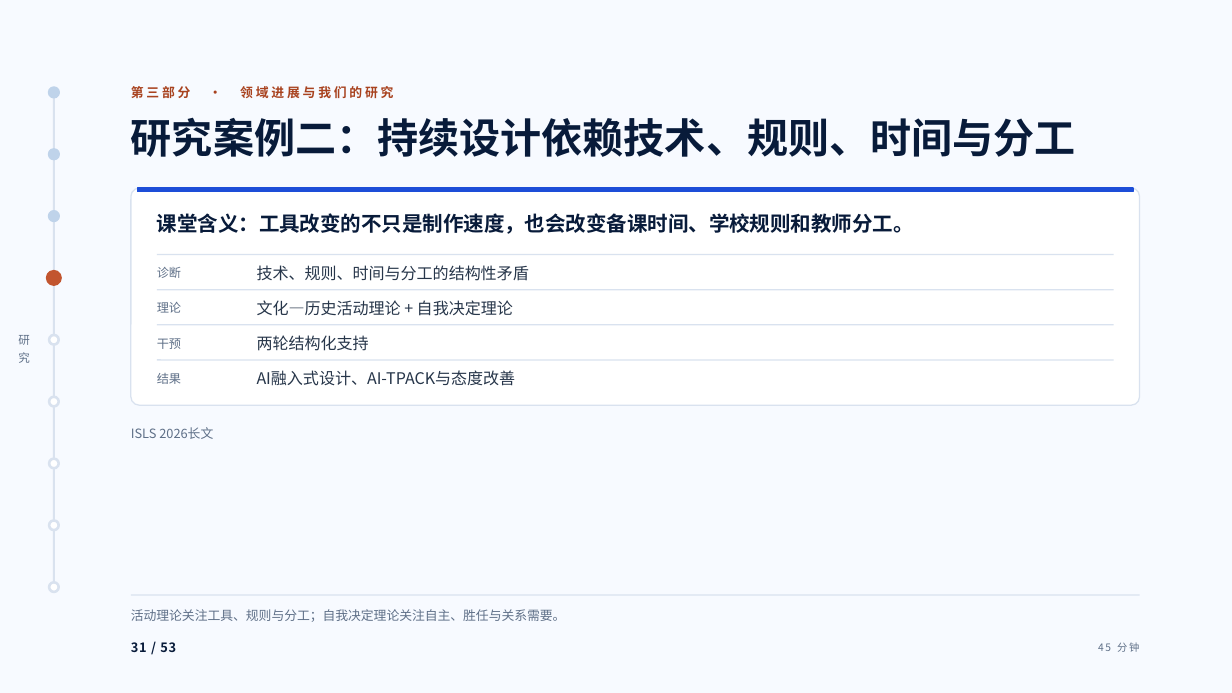
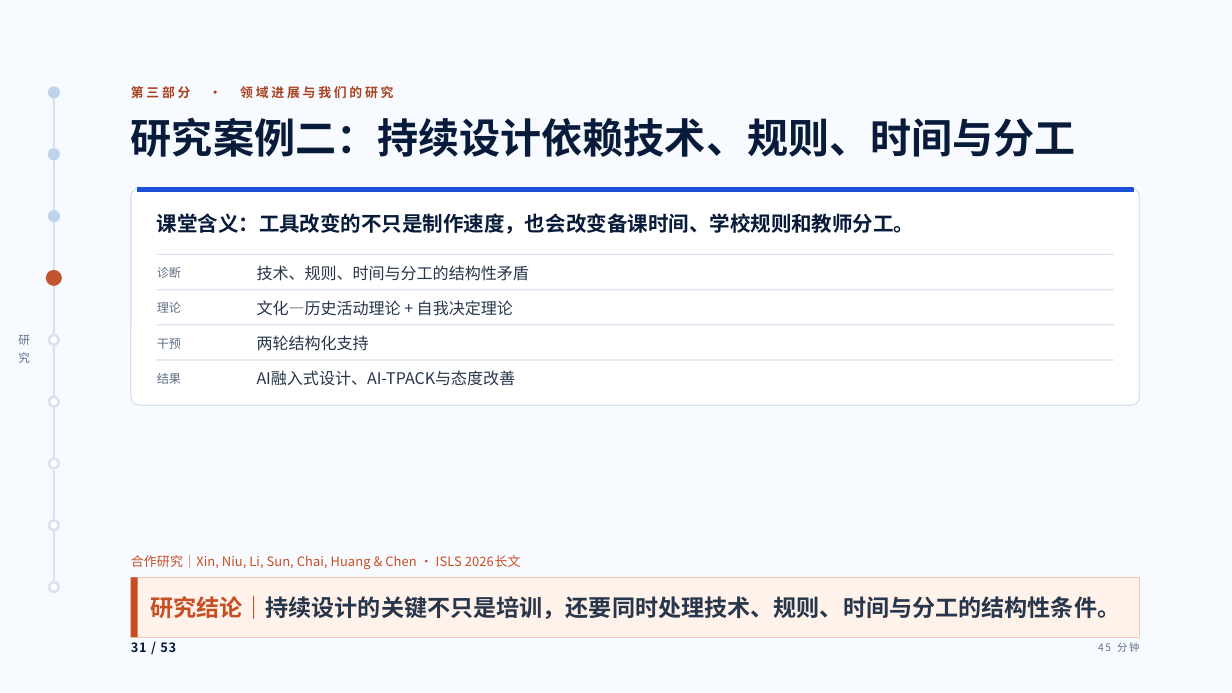
Before and after one commit to tonyxinvip/slides, a slide deck: slide 31 of student-ai-cognitive-division-2026/downloads/student-ai-cognitive-division-2026.pptx. Drawn at 1232x693 pixels with LibreOffice and Linux fonts; fonts in the diff are those of the drawing. Boxes give left, top, right and bottom in pixels: in the first picture for what was removed or moved away, otherwise in the second. Text is boxed around its words. In the diff, an @@ line names an element or a change of style, - is before the commit and + after.

```diff
--- a/student-ai-cognitive-division-2026/downloads/student-ai-cognitive-division-2026.pptx
+++ b/student-ai-cognitive-division-2026/downloads/student-ai-cognitive-division-2026.pptx
@@ text at (131, 554, 521, 570): text changed; size 10 to 10.1 pt; text colour #5F7088 to #C74E22 @@
-ISLS 2026长文
+合作研究｜Xin, Niu, Li, Sun, Chai, Huang & Chen · ISLS 2026长文
@@ rectangle "研究结论｜持续设计的关键不只是培训，还要同时处理技术、规则、时间与分工的结构性条件。": place and size @@
-rectangle "研究结论｜持续设计的关键不只是培训，还要同时处理技术、规则、时间与分工的结构性条件。" at (131, 609, 566, 622)
+rectangle "研究结论｜持续设计的关键不只是培训，还要同时处理技术、规则、时间与分工的结构性条件。" at (131, 578, 1141, 638)
@@ rectangle "研究结论｜持续设计的关键不只是培训，还要同时处理技术、规则、时间与分工的结构性条件。" at (131, 578, 1141, 638): vertical alignment top to middle; fill none to #FFF2EA; outline none to #F3C8B7 0.75 pt @@
@@ rectangle added at (131, 578, 138, 638), fill #C74E22 @@
@@ text in rectangle at (150, 595, 1120, 619): text changed; size 10 to 18 pt; text colour #5F7088 to #27364A; bold on @@
-活动理论关注工具、规则与分工；自我决定理论关注自主、胜任与关系需要。
+研究结论｜持续设计的关键不只是培训，还要同时处理技术、规则、时间与分工的结构性条件。
```
Also in this commit, not shown: 25 other slides changed, 57 other files.
